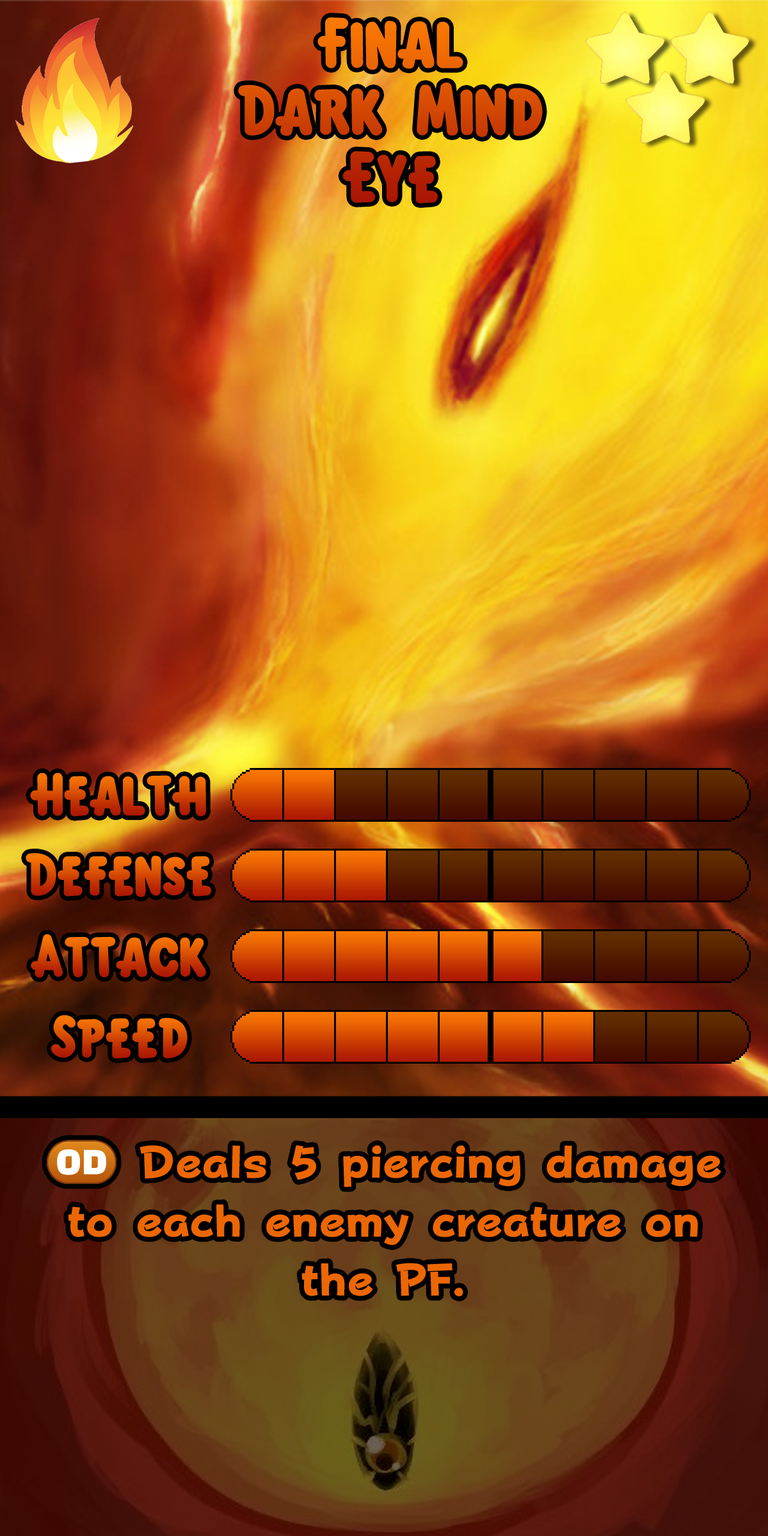
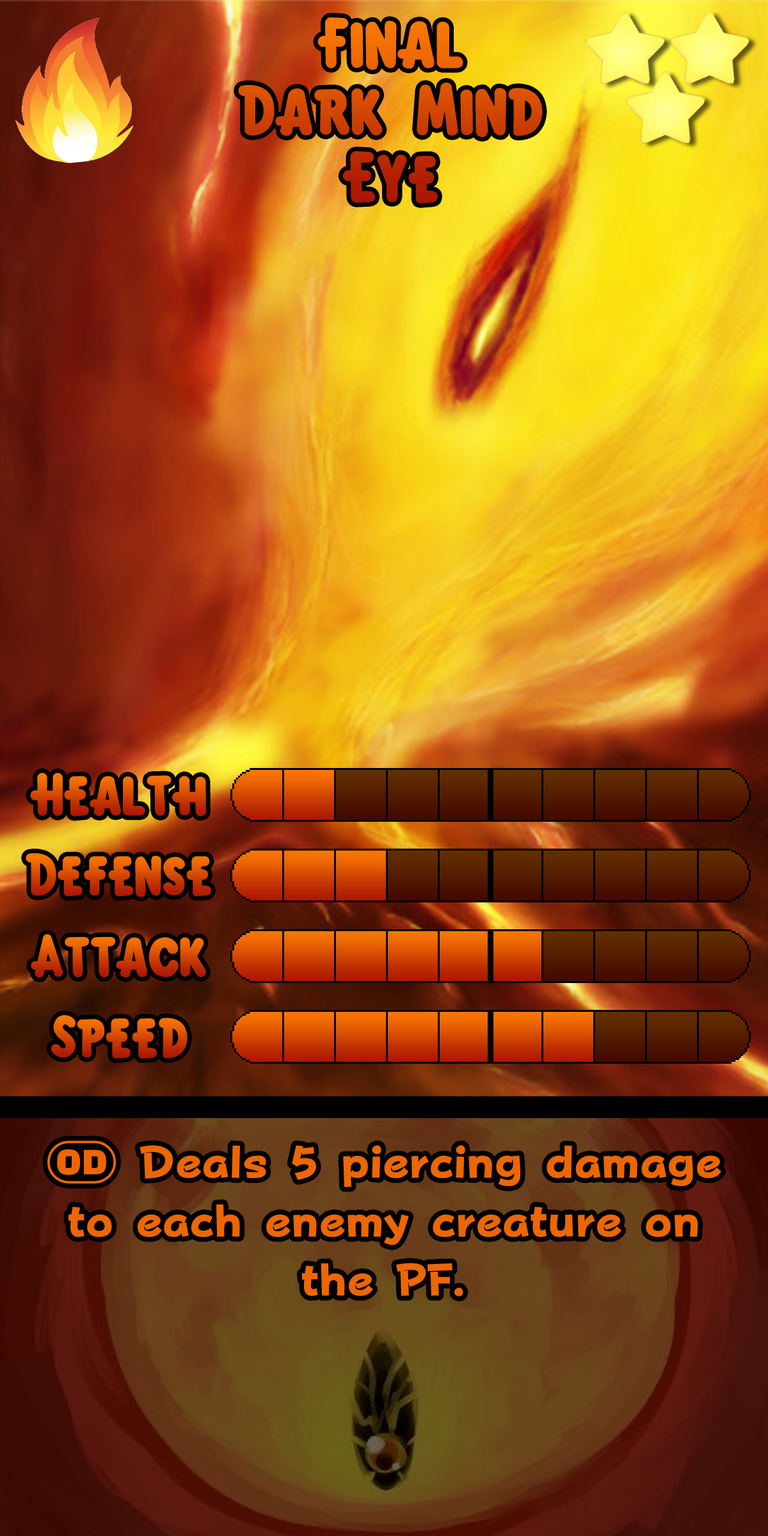
Two versions of the same layered image (768x1536). Layer-by-layer changes:
removed layer "Ability FX: (OD)" over (46, 1139, 117, 1184)
painted on "Ability" over (46, 1139, 117, 1184)
